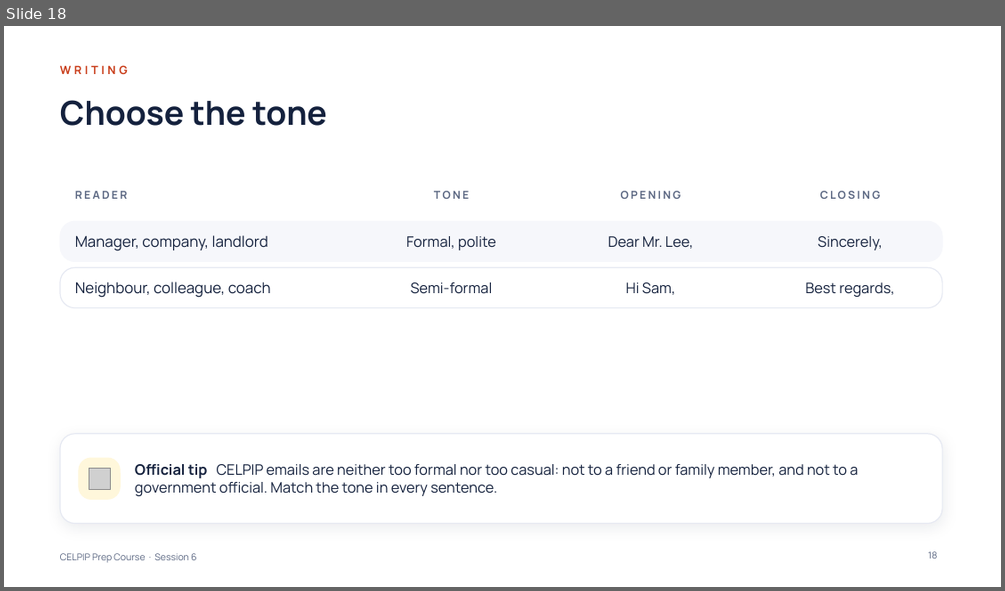
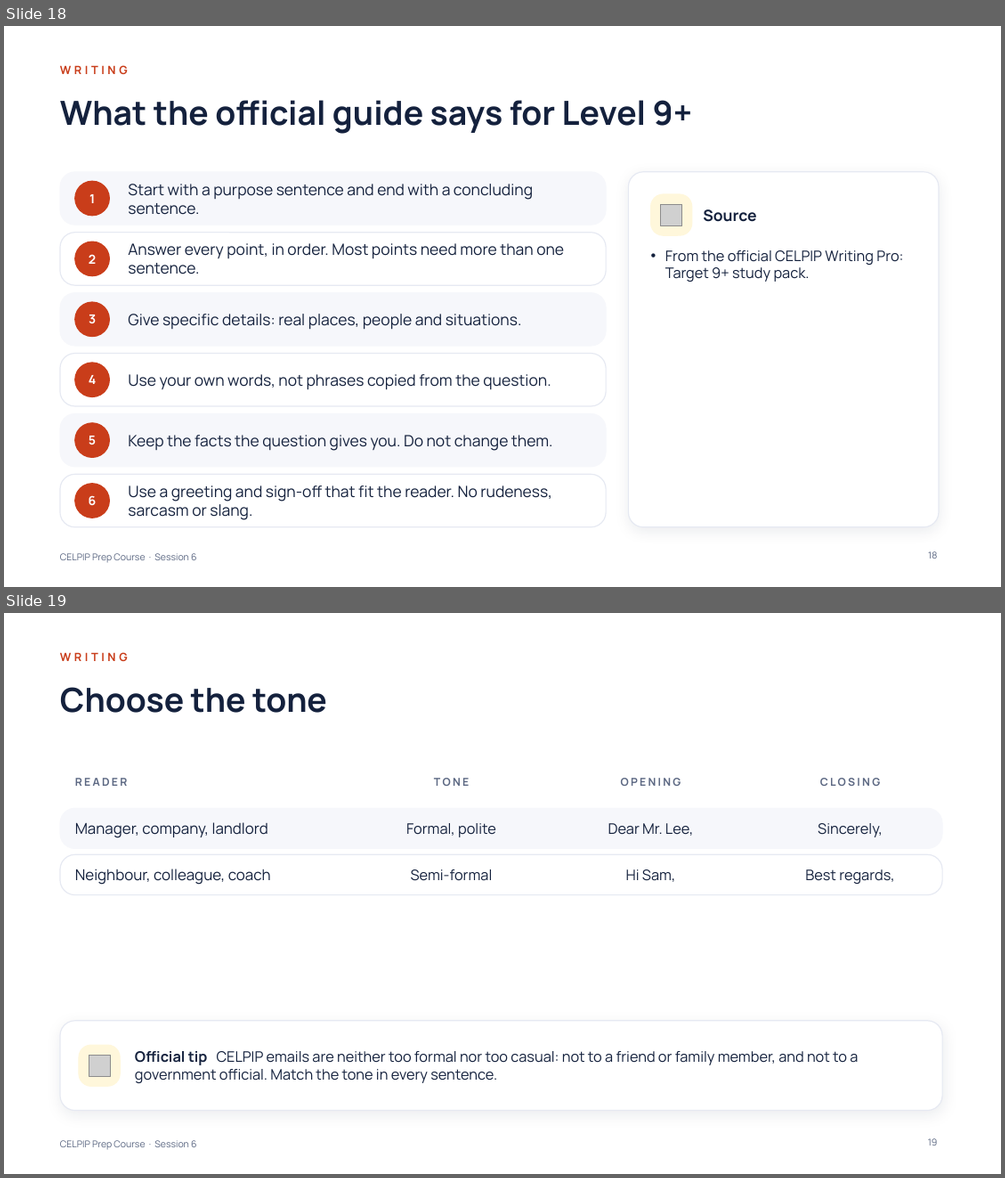
Before and after one commit to learnovateqa/The_English_Academy_CELPIP, a slide deck: decks/session-06.pptx. Shown one above the other, each under a label of ours: slide 18 before the commit, slides 18 and 19 after it. The pictures are 1005x591 and 1005x1178 pixels, drawn with LibreOffice and Linux fonts; fonts in the diff are those of the drawing; grey boxes stand for pictures. Boxes give left, top, right and bottom in pixels: in the first picture for what was removed or moved away, otherwise in the second. Text is boxed around its words. In the diff, an @@ line names an element or a change of style, - is before the commit and + after.

```diff
--- a/decks/session-06.pptx
+++ b/decks/session-06.pptx
@@ slide 18 added at <box>4,26,1001,587</box>, background #FFFFFF; not listed: 1 template element that a slide beside it also shows @@
@@ text added at <box>60,65,128,74</box>, 11 pt, text #C93D1A, bold @@
+WRITING
@@ title added at <box>60,100,693,134</box>, 32 pt, text #14213D, bold @@
+What the official guide says for Level 9+
@@ rounded rectangle added at <box>60,172,606,224</box>, fill #F6F7FB, outline #F6F7FB 0.75 pt @@
@@ ellipse added at <box>75,181,109,216</box>, fill #C93D1A, outline #C93D1A 1 pt @@
@@ text added at <box>128,184,533,215</box>, 15 pt, text #14213D @@
+Start with a purpose sentence and end with a concluding sentence.
@@ rounded rectangle added at <box>629,172,938,527</box>, fill #FFFFFF, outline #E6E9F2 1 pt @@
@@ text added at <box>89,194,95,203</box>, 12 pt, text #FFFFFF, bold @@
+1
@@ rounded rectangle added at <box>651,194,692,235</box>, fill #FFF7DB, outline #FFF7DB 1 pt @@
@@ picture added at <box>661,204,682,225</box> @@
@@ text added at <box>703,209,756,222</box>, 15 pt, text #14213D, bold @@
+Source
@@ rounded rectangle added at <box>60,232,606,286</box>, fill #FFFFFF, outline #E6E9F2 1 pt @@
@@ ellipse added at <box>75,241,109,276</box>, fill #C93D1A, outline #C93D1A 1 pt @@
@@ text added at <box>89,254,96,264</box>, 12 pt, text #FFFFFF, bold @@
+2
@@ text added at <box>128,243,564,274</box>, 15 pt, text #14213D @@
+Answer every point, in order. Most points need more than one sentence.
@@ text added at <box>665,250,903,281</box>, 14 pt, text #14213D @@
+• From the official CELPIP Writing Pro: Target 9+ study pack.
@@ rounded rectangle added at <box>60,293,606,346</box>, fill #F6F7FB, outline #F6F7FB 0.75 pt @@
@@ ellipse added at <box>75,302,109,337</box>, fill #C93D1A, outline #C93D1A 1 pt @@
@@ text added at <box>89,314,96,323</box>, 12 pt, text #FFFFFF, bold @@
+3
@@ text added at <box>128,313,522,329</box>, 15 pt, text #14213D @@
+Give specific details: real places, people and situations.
@@ rounded rectangle added at <box>60,354,606,407</box>, fill #FFFFFF, outline #E6E9F2 1 pt @@
@@ ellipse added at <box>75,362,109,397</box>, fill #C93D1A, outline #C93D1A 1 pt @@
@@ text added at <box>89,375,97,384</box>, 12 pt, text #FFFFFF, bold @@
+4
@@ text added at <box>128,374,550,390</box>, 15 pt, text #14213D @@
+Use your own words, not phrases copied from the question.
@@ rounded rectangle added at <box>60,413,606,467</box>, fill #F6F7FB, outline #F6F7FB 0.75 pt @@
@@ ellipse added at <box>75,423,109,458</box>, fill #C93D1A, outline #C93D1A 1 pt @@
@@ text added at <box>89,435,96,444</box>, 12 pt, text #FFFFFF, bold @@
+5
@@ text added at <box>128,435,553,451</box>, 15 pt, text #14213D @@
+Keep the facts the question gives you. Do not change them.
@@ rounded rectangle added at <box>60,474,606,527</box>, fill #FFFFFF, outline #E6E9F2 1 pt @@
@@ ellipse added at <box>75,483,109,518</box>, fill #C93D1A, outline #C93D1A 1 pt @@
@@ text added at <box>89,495,97,505</box>, 12 pt, text #FFFFFF, bold @@
+6
@@ text added at <box>128,485,552,520</box>, 15 pt, text #14213D @@
+Use a greeting and sign-off that fit the reader. No rudeness, sarcasm or slang.
@@ page number added at <box>928,551,937,558</box>, 9 pt, text #5B6782 @@
+18
@@ what was slide 18 is now slide 19 @@
@@ page number at <box>928,1138,938,1145</box>: text changed @@
-18
+19
```
Also in this commit, not shown: 6 slides changed, 6 other files.
